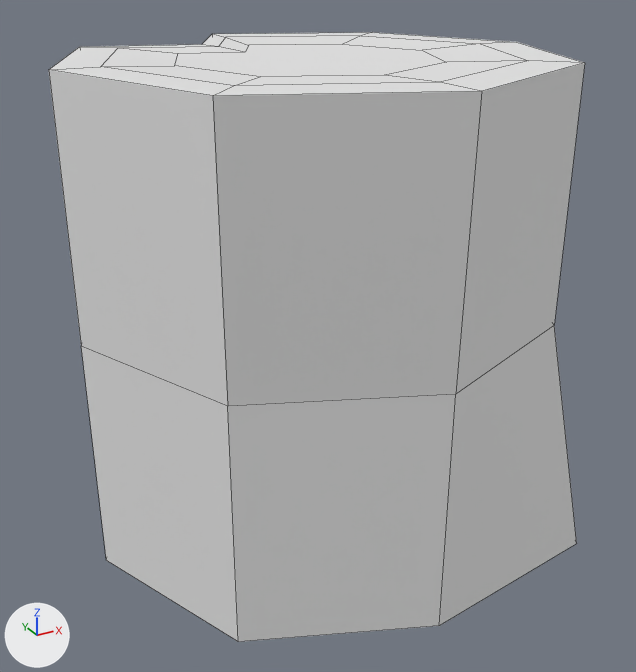
An edit to the FBX model Assets/Meshes/Environment/trunk1.fbx, drawn before and after from the same camera.
Before and after are seen from a 50 mm camera at (-1.68, -3.09, 1.37) aimed at (0.0, -0.03, -0.16). Every picture has the same lights, and +X, +Y and +Z are marked at lower left. Mesh edges are drawn as thin lines. Where no turn or scale is listed for an object, it has been applied to the vertices.
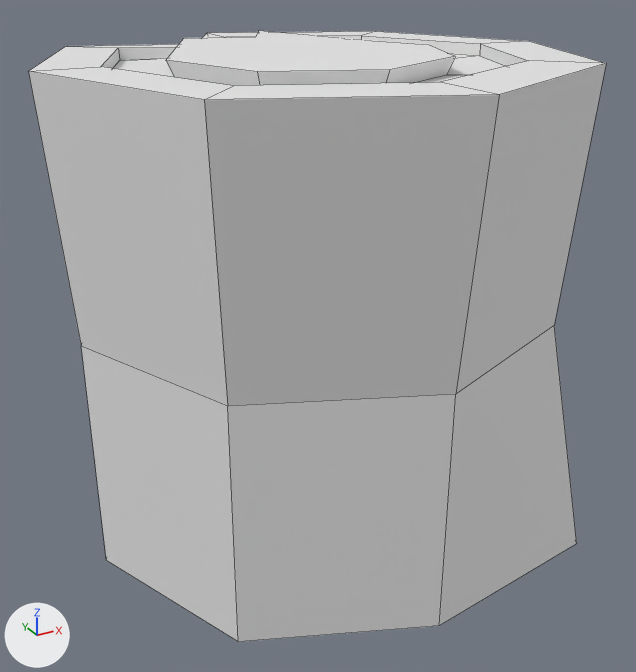
Boxes [x1, y1, x2, y2] around the edits, measured in the pictures (636 x 672 px):
```json
{"object": "Cylinder.001", "change": "reshaped", "before": [49, 32, 585, 642], "after": [29, 31, 606, 642], "on screen": "8% wider"}
{"part": 1, "of": "me_cylinder_001", "change": "built on", "before": [49, 32, 585, 405], "after": [29, 31, 606, 405]}
```

Scene script edits in JSON lines:
```json
{"block": "me_cylinder_001", "where": "# used by ob_cylinder_001; location = (0.0, 0.0, 0.0)"}
{"op": "remove", "block": "me_cylinder_001", "code": "me_cylinder_001.from_pydata(...)  # 45 vertices, 38 faces; spans x -1.0..1.12, y -1.05..1.21, z -1.0..1.0"}
{"op": "add", "block": "me_cylinder_001", "code": "me_cylinder_001.from_pydata(...)  # 63 vertices, 56 faces; spans x -1.07..1.12, y -1.12..1.21, z -1.0..1.05"}
{"block": "me_cylinder_001", "change": "me_cylinder_001 part 1"}
{"block": "me_cylinder_001", "change": "9 faces are deleted"}
{"block": "me_cylinder_001", "change": "18 vertices move from x -1.0..1.0, y -1.05..1.0, z 0.98..1.0 to x -1.07..1.07, y -1.12..1.06, z 0.99..1.05"}
{"block": "me_cylinder_001", "change": "13 vertices are added at x -0.58..0.57, y -0.85..0.82, z 0.94..0.98"}
{"block": "me_cylinder_001", "change": "5 new vertices lie (0.0, 0.0, -0.05) away from vertices in x -0.82..0.81, y -0.61..0.46, z 1.0"}
{"block": "me_cylinder_001", "change": "9 new faces join them, mat_material_001 (white #e7e7e7)"}
{"block": "me_cylinder_001", "change": "18 new faces join them, mat_material_002 (white #e7e7e7)"}
```
